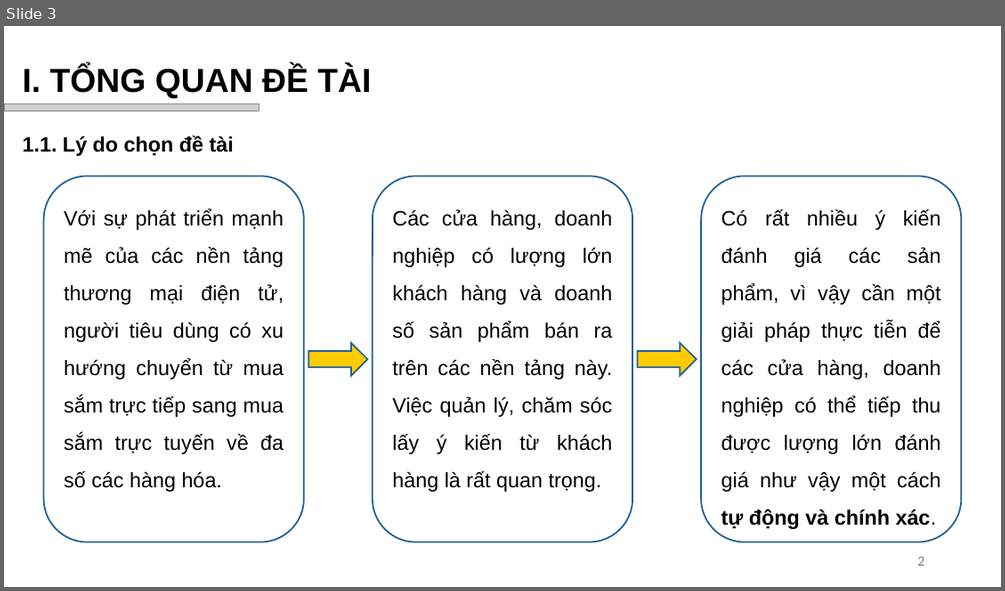
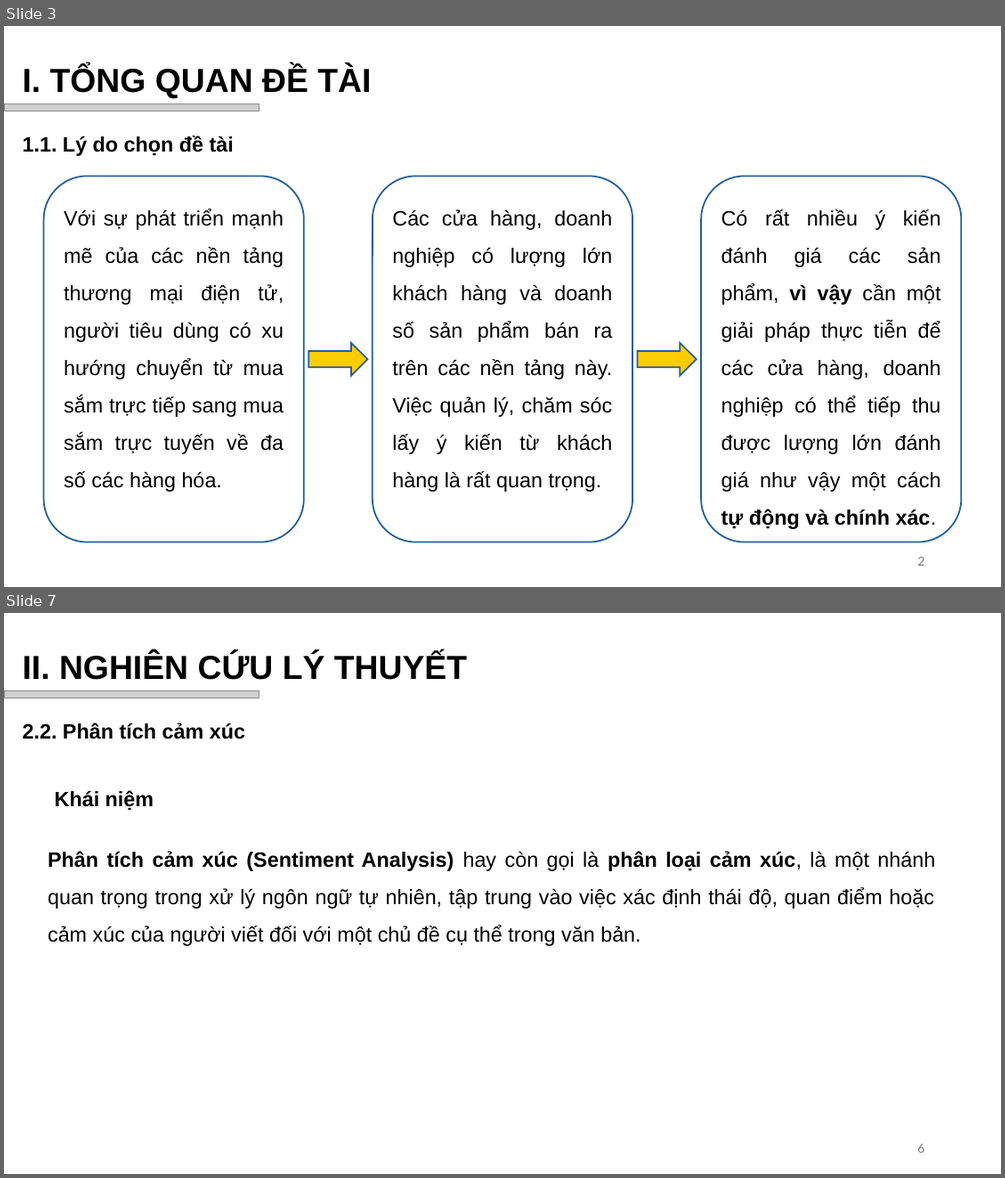
Before and after one commit to vhiepp/tn-da21ttb-110121209-duongvanhiep-sentiment-analysis, a slide deck: docs/pptx/Dương Văn Hiệp_110121209_DA21TTB.pptx. Shown one above the other, each under a label of ours: slide 3 before the commit, slides 3 and 7 after it; the slides between them are not shown. The pictures are 1005x591 and 1005x1178 pixels, drawn with LibreOffice and Linux fonts; fonts in the diff are those of the drawing; grey boxes stand for pictures; background and template pictures are left out. Boxes give left, top, right and bottom in pixels: in the first picture for what was removed or moved away, otherwise in the second. Text is boxed around its words. In the diff, an @@ line names an element or a change of style, - is before the commit and + after.

```diff
--- a/docs/pptx/Dương Văn Hiệp_110121209_DA21TTB.pptx
+++ b/docs/pptx/Dương Văn Hiệp_110121209_DA21TTB.pptx
@@ slide 7 added at [4,613,1001,1174], background #FFFFFF @@
@@ text added at [23,653,467,680], 32 pt, text #000000, bold @@
+II. NGHIÊN CỨU LÝ THUYẾT
@@ picture added at [4,690,259,698] @@
@@ text added at [23,722,245,739], 20 pt, text #000000, bold @@
+2.2. Phân tích cảm xúc
@@ text added at [55,790,154,811], 20 pt, text #000000, bold @@
+Khái niệm
@@ text added at [48,851,935,946], 20 pt, text #000000 @@
+Phân tích cảm xúc (Sentiment Analysis) hay còn gọi là phân loại cảm xúc, là một nhánh quan trọng trong xử lý ngôn ngữ tự nhiên, tập trung vào việc xác định thái độ, quan điểm hoặc cảm xúc của người viết đối với một chủ đề cụ thể trong văn bản.
@@ page number added at [917,1143,924,1152], 12 pt, text #797979 @@
+6
@@ slide 3 changed as well @@
@@ rounded rectangle "Có rất nhiều ý kiến ..." at [701,176,961,542]: bold on in "vì vậy" @@
```
Also in this commit, not shown: 1 other slide changed, 14 other slides added, 1 slide removed.
